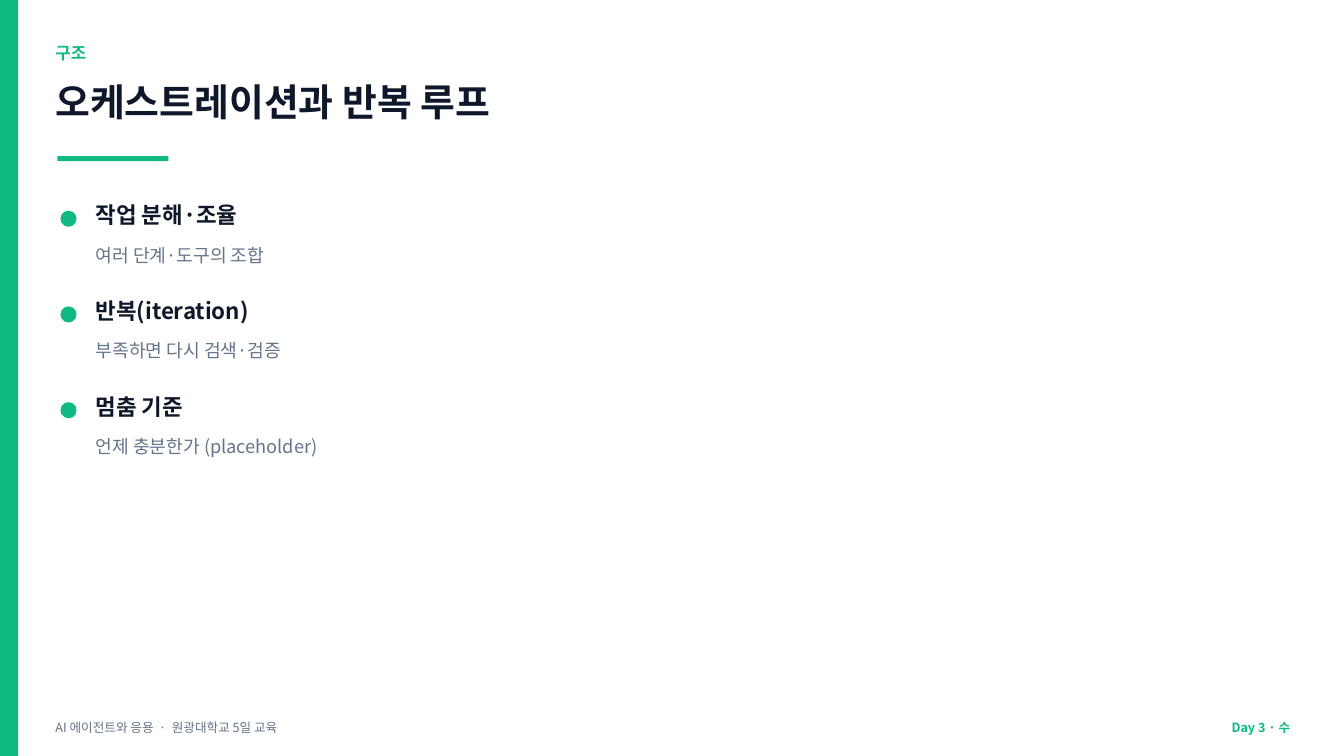
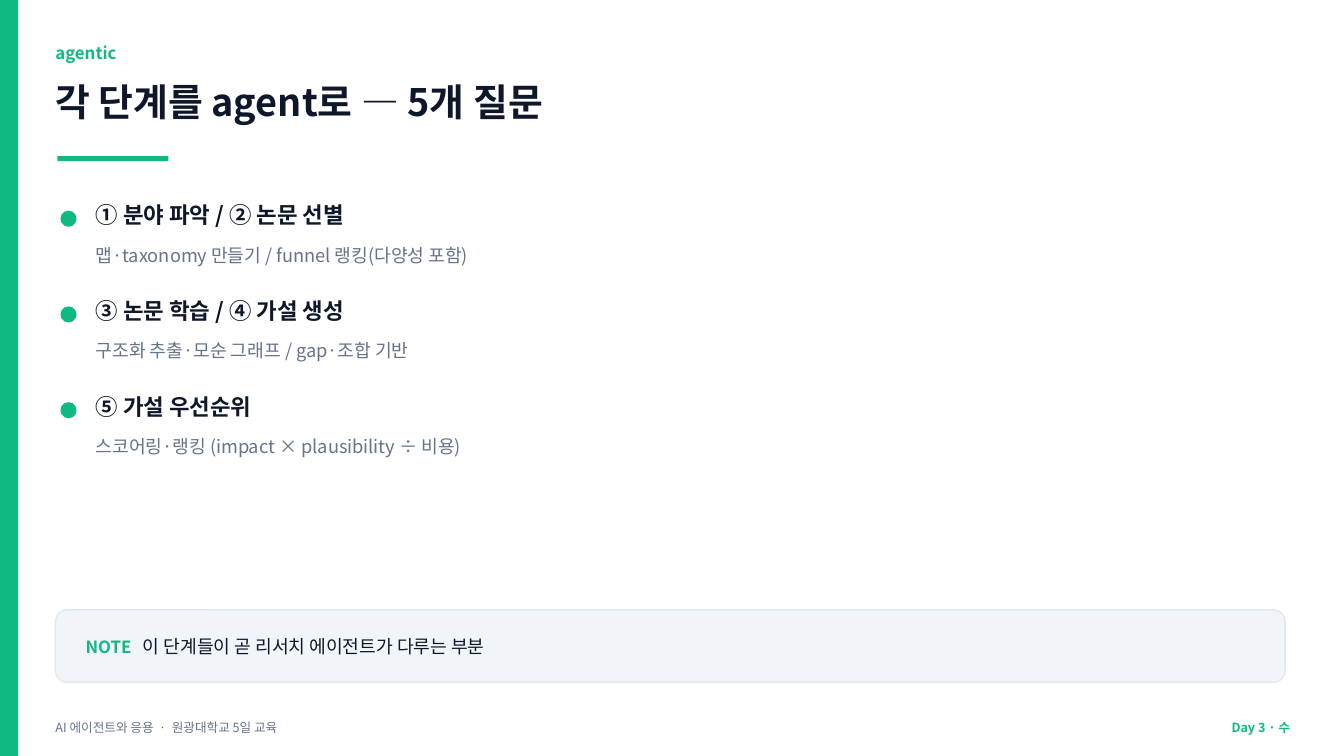
Before and after one commit to jyshin-22/wku-ai-agent-program, a slide deck: slide 19 of slides/day3.pptx (slide 26 before the commit). Drawn at 1344x756 pixels with LibreOffice and Linux fonts; fonts in the diff are those of the drawing. Boxes give left, top, right and bottom in pixels: in the first picture for what was removed or moved away, otherwise in the second. Text is boxed around its words. In the diff, an @@ line names an element or a change of style, - is before the commit and + after.

```diff
--- a/slides/day3.pptx
+++ b/slides/day3.pptx
@@ text at (55, 45, 116, 63): text changed @@
-구조
+agentic
@@ text at (55, 84, 543, 126): text changed @@
-오케스트레이션과 반복 루프
+각 단계를 agent로 — 5개 질문
@@ text at (96, 204, 344, 225): text changed @@
-작업 분해·조율
+① 분야 파악 / ② 논문 선별
@@ text at (96, 247, 469, 266): text changed @@
-여러 단계·도구의 조합
+맵·taxonomy 만들기 / funnel 랭킹(다양성 포함)
@@ text at (96, 300, 344, 321): text changed @@
-반복(iteration)
+③ 논문 학습 / ④ 가설 생성
@@ text at (96, 342, 408, 362): text changed @@
-부족하면 다시 검색·검증
+구조화 추출·모순 그래프 / gap·조합 기반
@@ text at (96, 396, 251, 417): text changed @@
-멈춤 기준
+⑤ 가설 우선순위
@@ text at (96, 438, 461, 457): text changed @@
-언제 충분한가 (placeholder)
+스코어링·랭킹 (impact × plausibility ÷ 비용)
@@ rounded rectangle added at (55, 610, 1286, 683), fill #F1F5F9, outline #E2E8F0 1 pt @@
@@ text added at (86, 638, 484, 655), 13 pt, text #0F172A @@
+NOTE 이 단계들이 곧 리서치 에이전트가 다루는 부분
```
Also in this commit, not shown: 10 other slides changed, 1 slide added, 4 slides removed, 12 other files.
